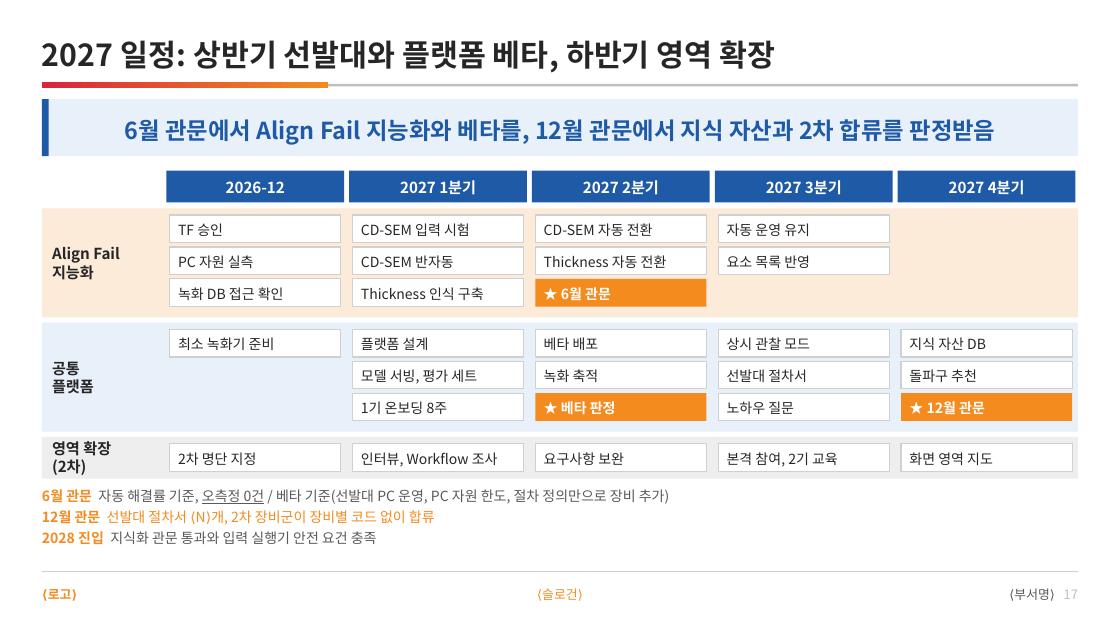
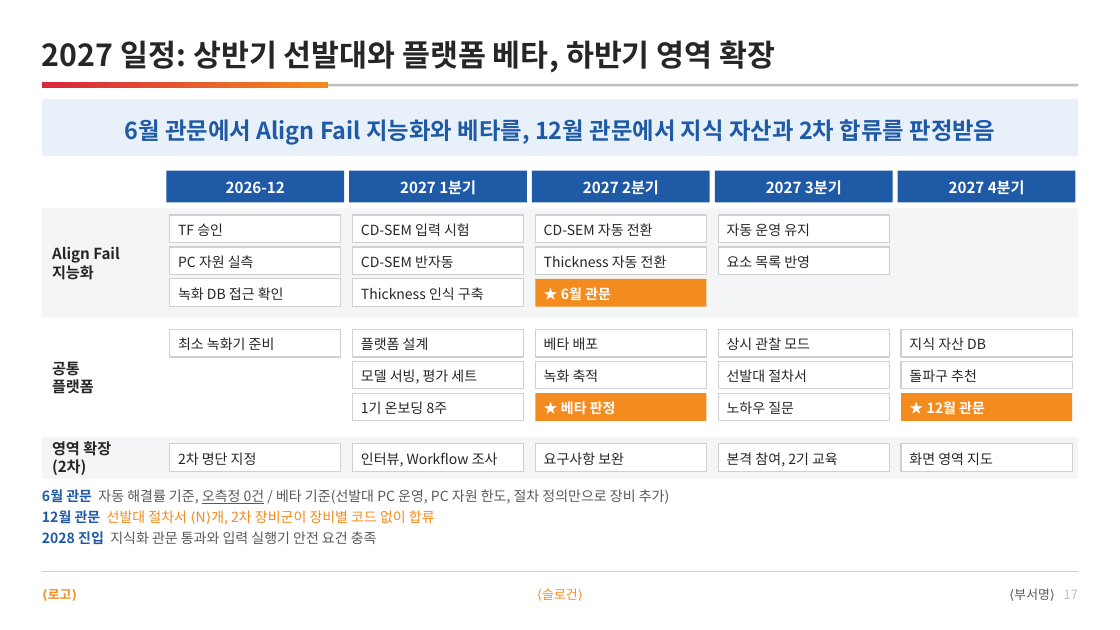
Before and after one commit to DarrenKoi/pm_notes, a slide deck: slide 17 of my-task/arc-tf/deliverables/arc-tf-team-full.pptx. Drawn at 1120x630 pixels with LibreOffice and Linux fonts; fonts in the diff are those of the drawing. Boxes give left, top, right and bottom in pixels: in the first picture for what was removed or moved away, otherwise in the second. Text is boxed around its words. In the diff, an @@ line names an element or a change of style, - is before the commit and + after.

```diff
--- a/my-task/arc-tf/deliverables/arc-tf-team-full.pptx
+++ b/my-task/arc-tf/deliverables/arc-tf-team-full.pptx
@@ rectangle removed at (x1=42, y1=99, x2=49, y2=156) @@
@@ rectangle at (x1=42, y1=208, x2=1078, y2=318): fill #FDEBD9 to #F4F5F7 @@
@@ rectangle at (x1=42, y1=323, x2=1078, y2=432): fill #E8F0FA to #FFFFFF @@
@@ text "6월 관문 자동 해결률 기준, ..." at (x1=42, y1=489, x2=670, y2=544): text colour #F38B1F to #1F5AA6 in "6월 관문", "12월 관문", "2028 진입" @@
```
Also in this commit, not shown: 17 other slides changed, 3 other files.
